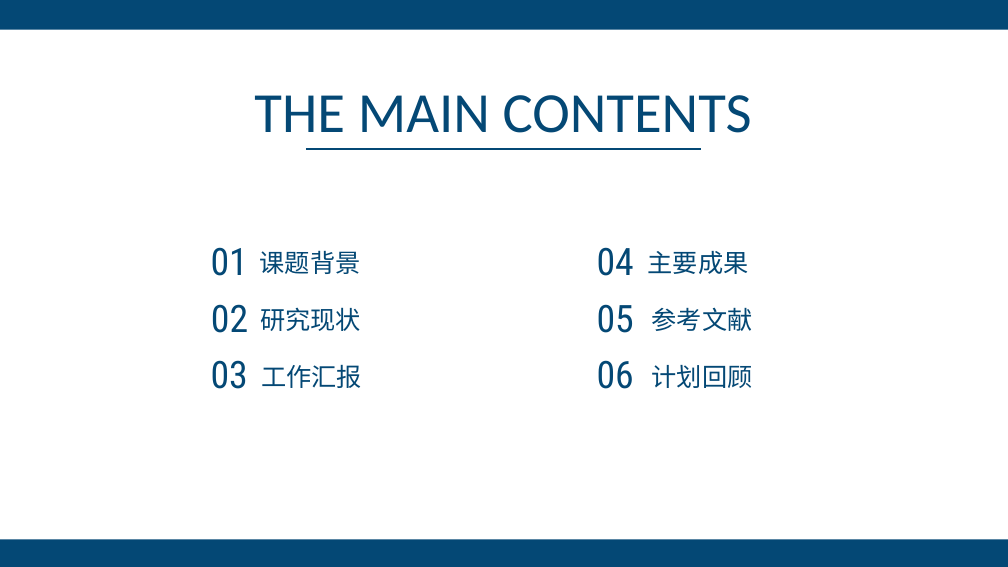
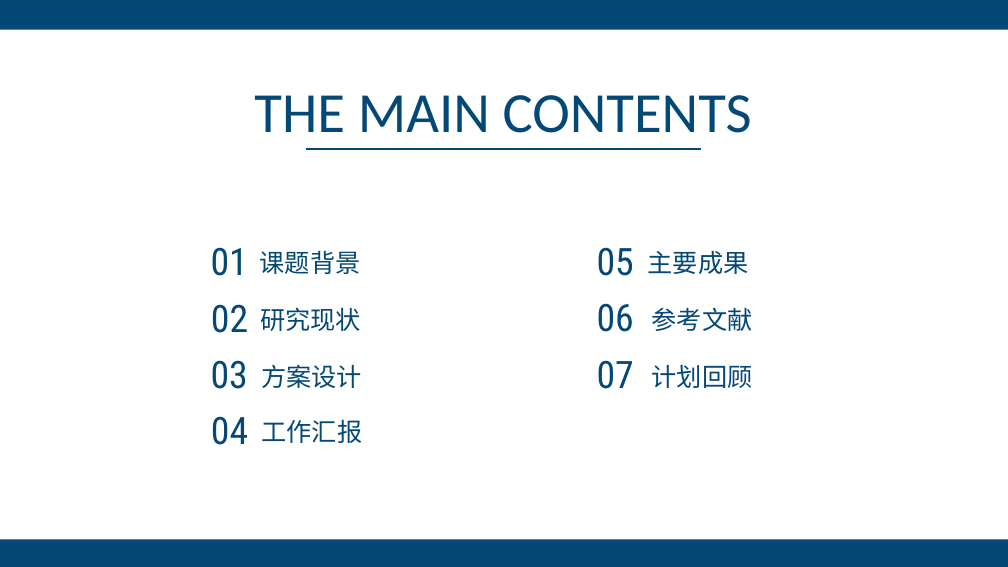
Before and after one commit to Andrew-Men/AdvResearch, a slide deck: slide 2 of 结题报告/高级科研实训结题答辩PPT.pptx. Drawn at 1008x567 pixels with LibreOffice and Linux fonts; fonts in the diff are those of the drawing; background and template pictures are left out. Boxes give left, top, right and bottom in pixels: in the first picture for what was removed or moved away, otherwise in the second. Text is boxed around its words. In the diff, an @@ line names an element or a change of style, - is before the commit and + after.

```diff
--- a/结题报告/高级科研实训结题答辩PPT.pptx
+++ b/结题报告/高级科研实训结题答辩PPT.pptx
@@ text "05": place and size @@
-text "05" at bbox=[597, 304, 634, 333]
+text "05" at bbox=[597, 247, 634, 276]
@@ text "06": place and size @@
-text "06" at bbox=[597, 360, 634, 389]
+text "06" at bbox=[597, 303, 634, 332]
@@ text added at bbox=[261, 364, 362, 388], 24 pt, text #044875 @@
+方案设计
@@ text added at bbox=[597, 360, 634, 389], 36 pt, text #044875 @@
+07
@@ text "04": place and size @@
-text "04" at bbox=[597, 247, 634, 276]
+text "04" at bbox=[211, 416, 248, 445]
@@ text "工作汇报": place and size @@
-text "工作汇报" at bbox=[261, 364, 362, 388]
+text "工作汇报" at bbox=[261, 419, 362, 443]
```
Also in this commit, not shown: 5 other slides changed, 8 slides added, 2 other files.
